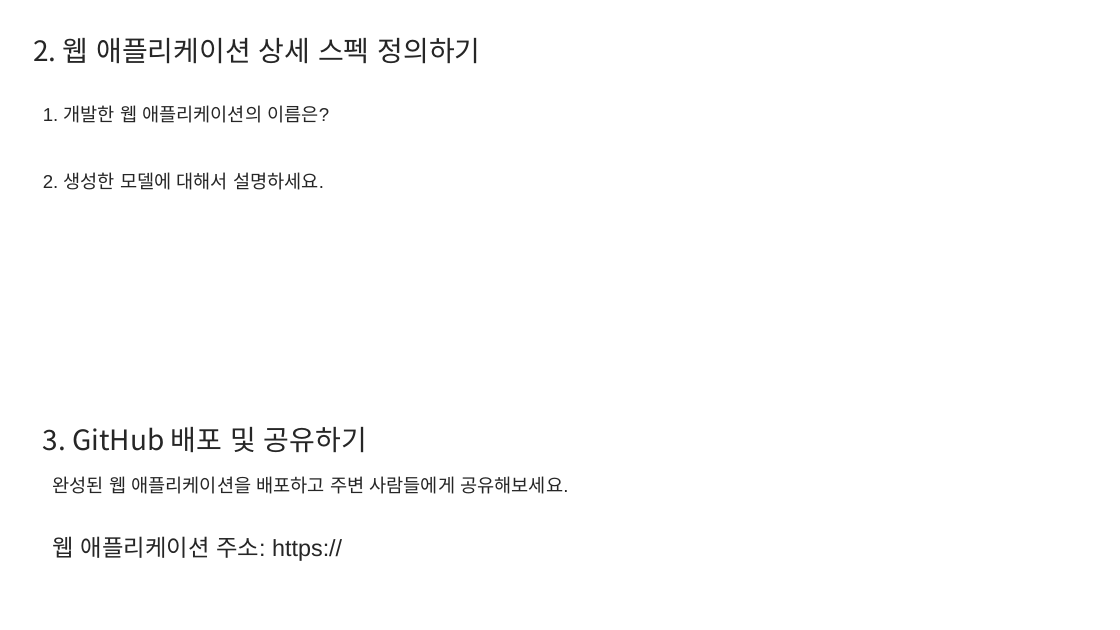
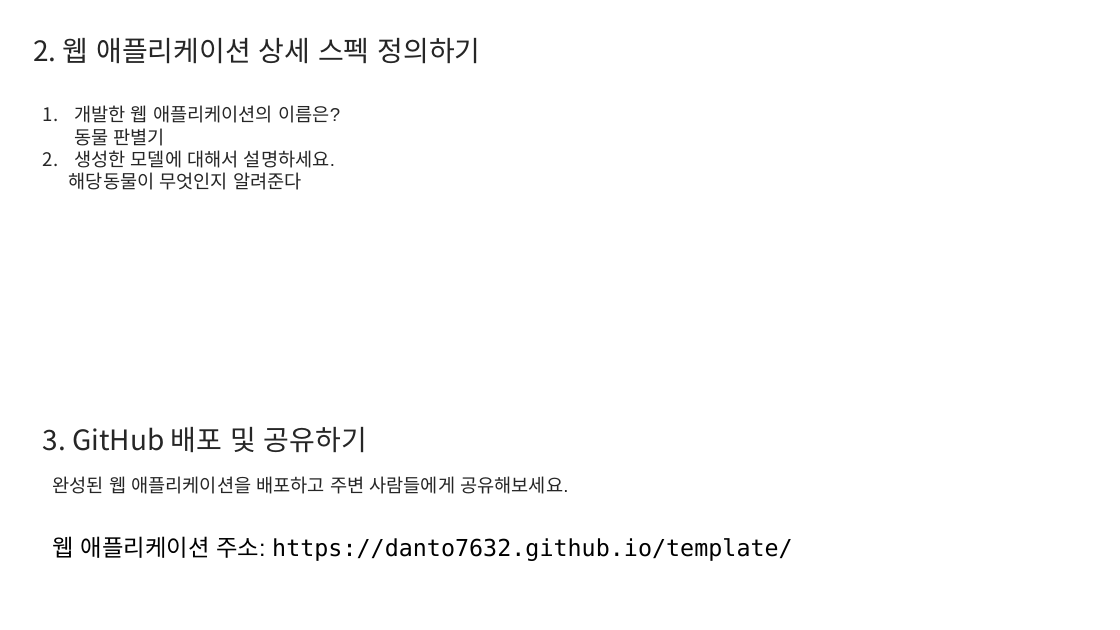
Before and after one commit to Danto7632/template, a slide deck: slide 3 of Report.pptx. Drawn at 1120x630 pixels with LibreOffice and Linux fonts; fonts in the diff are those of the drawing. Boxes give left, top, right and bottom in pixels: in the first picture for what was removed or moved away, otherwise in the second. Text is boxed around its words. In the diff, an @@ line names an element or a change of style, - is before the commit and + after.

Commit message:
template

```diff
--- a/Report.pptx
+++ b/Report.pptx
@@ text at [69,105,340,190]: text changed @@
-1. 개발한 웹 애플리케이션의 이름은?
-2. 생성한 모델에 대해서 설명하세요.
+1. 개발한 웹 애플리케이션의 이름은?
+   동물 판별기
+2. 생성한 모델에 대해서 설명하세요.
+해당동물이 무엇인지 알려준다
@@ text at [53,536,793,561]: text changed; font Arial to DejaVu Sans Mono; text colour #262626 to #000000 @@
-웹 애플리케이션 주소: https://
+웹 애플리케이션 주소: https://danto7632.github.io/template/
```
Also in this commit, not shown: 1 other slide changed.
